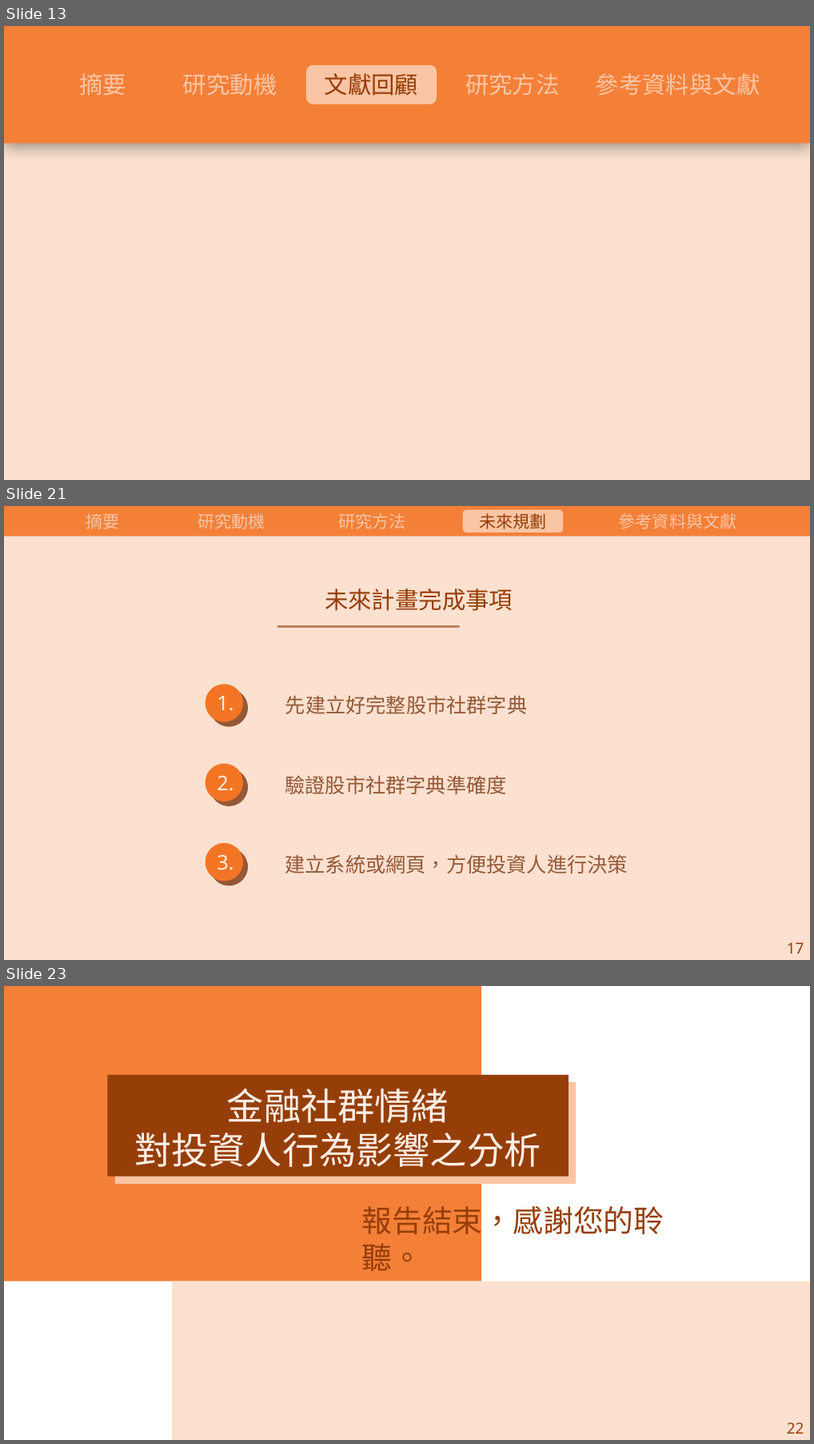
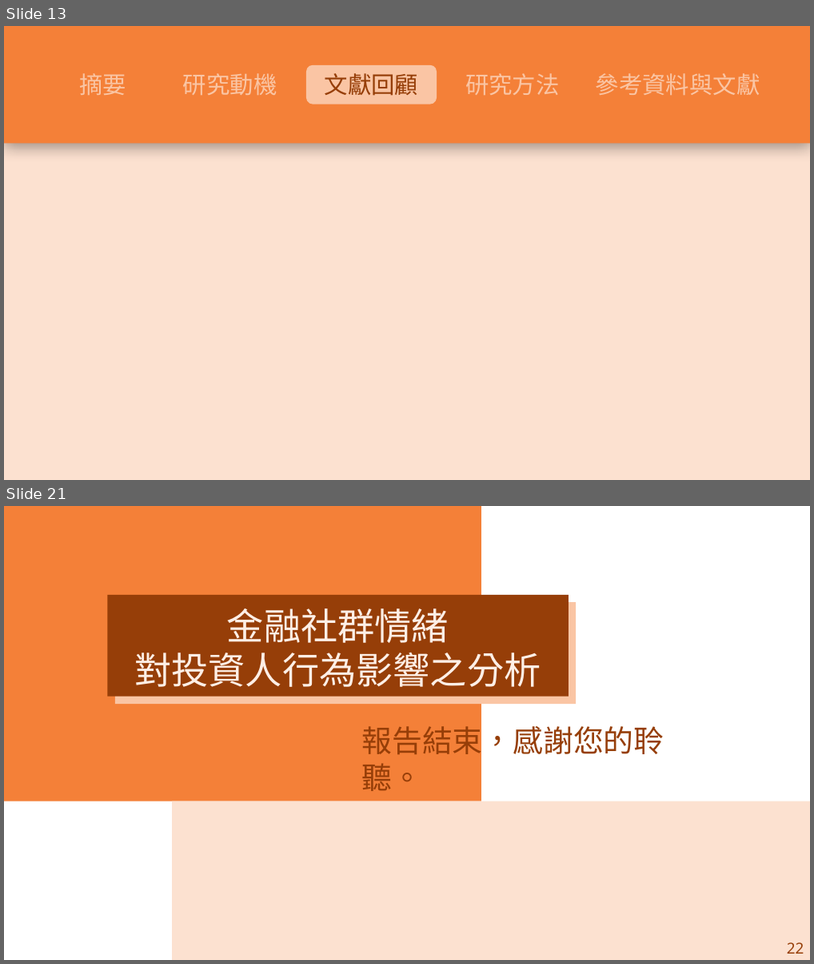
Before and after one commit to carina419/NTUST, a slide deck: 112-2/MI6006701 研究方法/研究方法期末報告.pptx. Shown one above the other, each under a label of ours: slides 13, 21 and 23 before the commit, slides 13 and 21 after it; the slides between them are not shown. The pictures are 814x1444 and 814x964 pixels, drawn with LibreOffice and Linux fonts; fonts in the diff are those of the drawing. Boxes give left, top, right and bottom in pixels: in the first picture for what was removed or moved away, otherwise in the second. Text is boxed around its words. In the diff, an @@ line names an element or a change of style, - is before the commit and + after.

```diff
--- a/112-2/MI6006701 研究方法/研究方法期末報告.pptx
+++ b/112-2/MI6006701 研究方法/研究方法期末報告.pptx
@@ slide 21 removed at (x1=4, y1=506, x2=810, y2=960), background #FFFFFF @@
@@ rectangle removed at (x1=4, y1=506, x2=810, y2=960) @@
@@ rectangle removed at (x1=4, y1=506, x2=810, y2=536) @@
@@ text removed at (x1=86, y1=513, x2=120, y2=529) @@
-摘要
@@ text removed at (x1=198, y1=513, x2=265, y2=529) @@
-研究動機
@@ text removed at (x1=338, y1=513, x2=406, y2=529) @@
-研究方法
@@ rounded rectangle removed at (x1=463, y1=510, x2=563, y2=532) @@
@@ text removed at (x1=479, y1=513, x2=546, y2=529) @@
-未來規劃
@@ text removed at (x1=619, y1=513, x2=737, y2=529) @@
-參考資料與文獻
@@ text removed at (x1=325, y1=588, x2=513, y2=611) @@
-未來計畫完成事項
@@ line removed from (459, 626) to (278, 626) @@
@@ group removed at (x1=206, y1=684, x2=527, y2=727): 2 texts, 2 ellipses @@
-先建立好完整股市社群字典
-1.
@@ group removed at (x1=206, y1=764, x2=506, y2=806): 2 texts, 2 ellipses @@
-驗證股市社群字典準確度
-2.
@@ group removed at (x1=206, y1=843, x2=627, y2=886): 2 texts, 2 ellipses @@
-建立系統或網頁，方便投資人進行決策
-3.
@@ text removed at (x1=787, y1=942, x2=805, y2=953) @@
-17
@@ what was slide 23 is now slide 21 @@
```
Also in this commit, not shown: 11 slides changed, 1 other slide removed.
